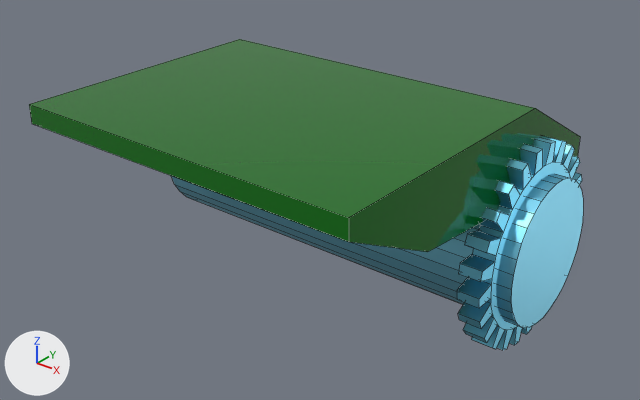
The FBX model CarryBattler/Assets/RollerBelt/Belt/OriginalRollerBelt.fbx, before and after one commit.
Both versions are drawn from a 50 mm lens placed at (2.76, -3.81, 2.5), pointed at (0.02, -0.39, 0.38). The lights are fixed; the arrows at lower left show +X, +Y and +Z. Mesh edges are drawn as thin lines. Where no turn or scale is listed for an object, it has been applied to the vertices.

In view in the first picture: 'Belt.001', 'Gear.001'.
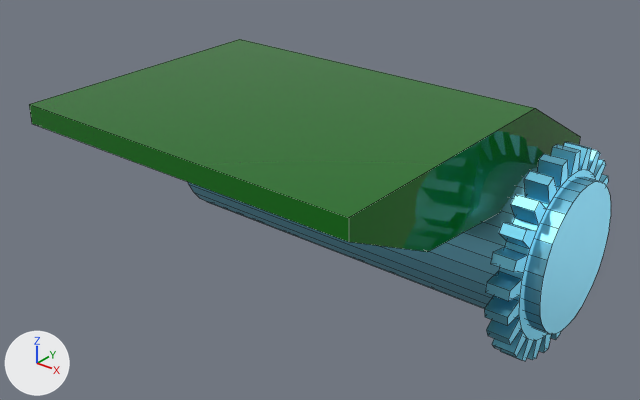
Where the newer file only moved an object's origin or applied its transform, the numbers keep the older frame.

Pixel boxes [x1, y1, x2, y2] of what changed, in the pictures (640 x 400 px; the box of a moved part takes in the faces that stretch with it):
'Gear.001', reshaped
    before: [171, 136, 583, 350]
    after: [188, 142, 611, 361]
part 1 of me_円_001, moved or reshaped
    before: [457, 136, 582, 350]
    after: [484, 142, 608, 361]
part 2 of me_円_001, moved or reshaped
    before: [171, 174, 583, 328]
    after: [188, 167, 611, 334]

The change, as a list of edits to the scene's bpy script:
```text
Change me_円_001:
    where me_円_001.from_pydata(...)  # 256 vertices, 180 faces; spans x -2.2..0.2, y -0.56..0.56, z -0.56..0.56
    used by ob_gear_001; location = (1.0, 0.0, 0.3)
    me_円_001 part 1: the loose piece of 192 vertices spanning x 0.0..0.12, y -0.56..0.56, z -0.56..0.56 is turned 154.5 degrees about the x axis through its middle, then moved by (0.15, 0.0, 0.0)
    me_円_001 part 2: the loose piece of 64 vertices spanning x -2.2..0.2, y -0.39..0.41, z -0.41..0.39 is turned 154.5 degrees about the x axis through its middle, then moved by (0.15, -0.01, 0.03)
```
